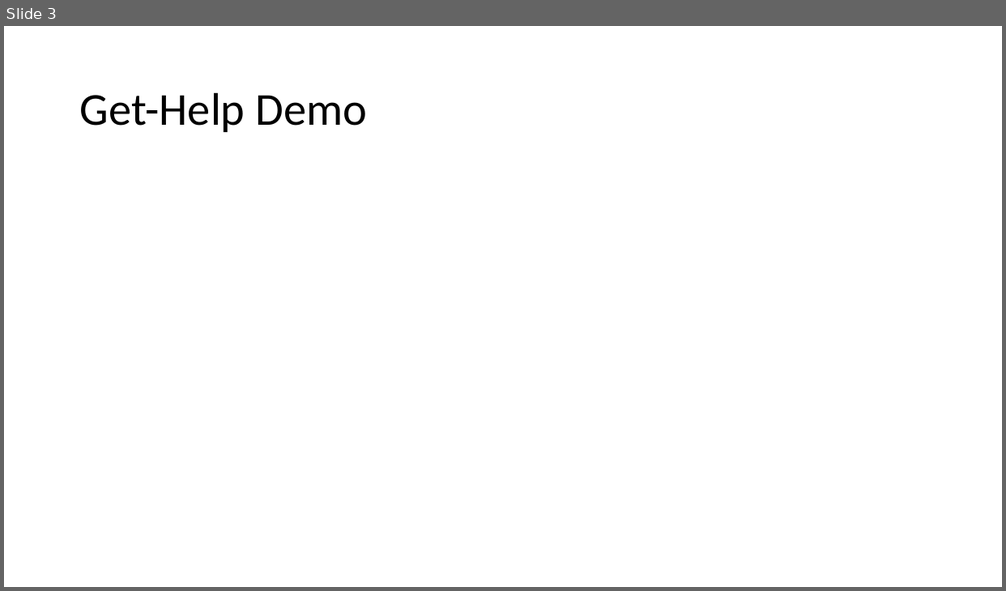
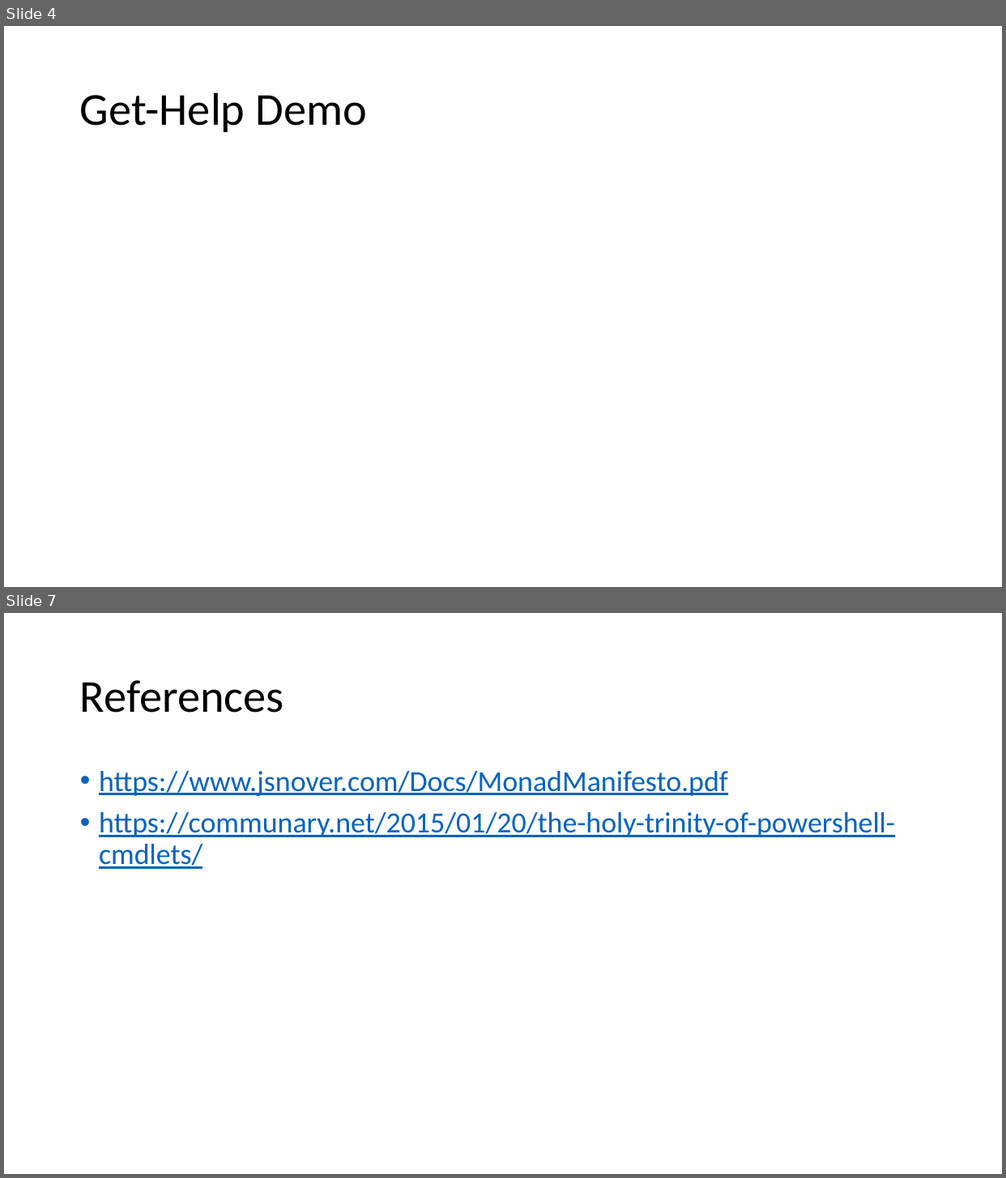
Before and after one commit to ergo3114/Fundamentals1, a slide deck: PowerShell Fundamentals 1.pptx. Shown one above the other, each under a label of ours: slide 3 before the commit, slides 4 and 7 after it; the slides between them are not shown. The pictures are 1006x591 and 1006x1178 pixels, drawn with LibreOffice and Linux fonts; fonts in the diff are those of the drawing. Boxes give left, top, right and bottom in pixels: in the first picture for what was removed or moved away, otherwise in the second. Text is boxed around its words. In the diff, an @@ line names an element or a change of style, - is before the commit and + after.

```diff
--- a/PowerShell Fundamentals 1.pptx
+++ b/PowerShell Fundamentals 1.pptx
@@ slide 7 added at (4, 613, 1002, 1174), background #FFFFFF @@
@@ title added at (80, 680, 284, 713), 44 pt, text #000000 @@
+References
@@ text added at (99, 771, 895, 869), 28 pt, text #0563C1, underline @@
+• https://www.jsnover.com/Docs/MonadManifesto.pdf
+• https://communary.net/2015/01/20/the-holy-trinity-of-powershell-cmdlets/
@@ what was slide 3 is now slide 4 @@
```
Also in this commit, not shown: 2 slides changed, 3 other slides added.
